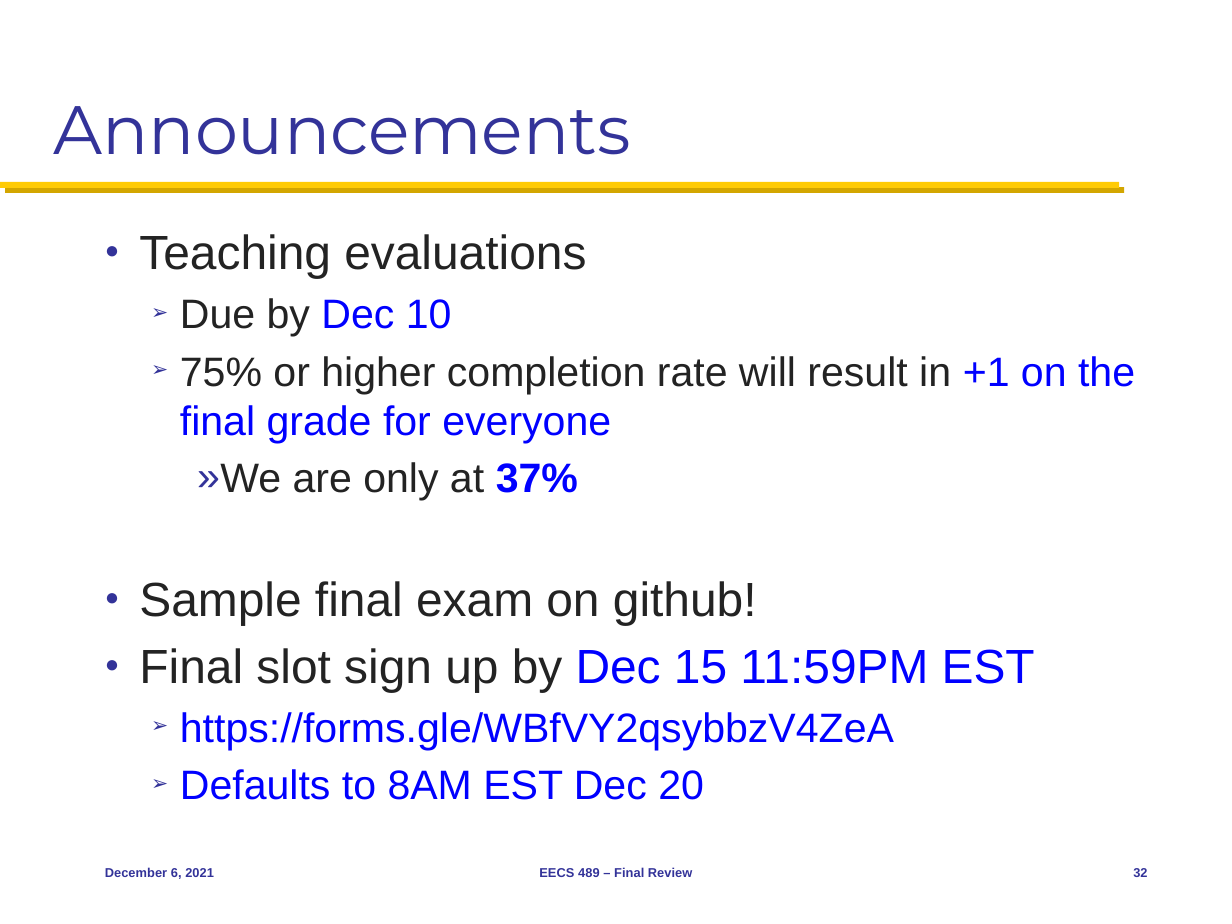
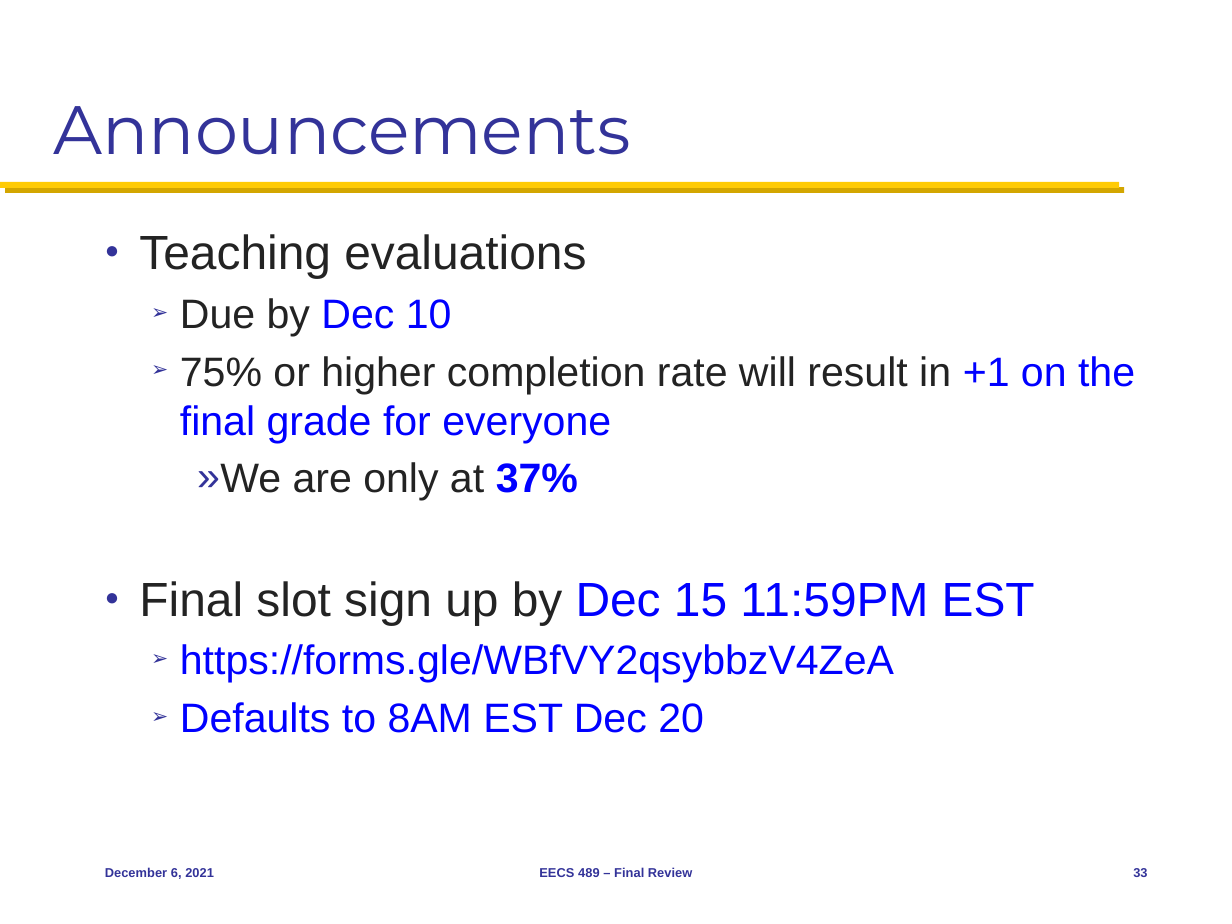
Before and after one commit to mosharaf/eecs489, a slide deck: slide 33 of Slides/120621.pptx (slide 32 before the commit). Drawn at 1232x924 pixels with LibreOffice and Linux fonts; fonts in the diff are those of the drawing. Boxes give left, top, right and bottom in pixels: in the first picture for what was removed or moved away, otherwise in the second. Text is boxed around its words. In the diff, an @@ line names an element or a change of style, - is before the commit and + after.

```diff
--- a/Slides/120621.pptx
+++ b/Slides/120621.pptx
@@ text at [139, 581, 757, 625]: paragraph removed @@
-● Sample final exam on github!
```
Also in this commit, not shown: 9 other slides changed, 1 slide added.
